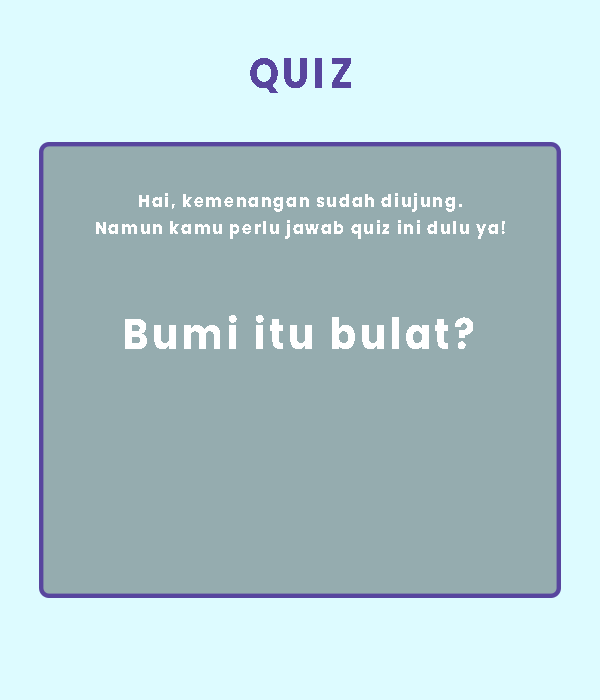
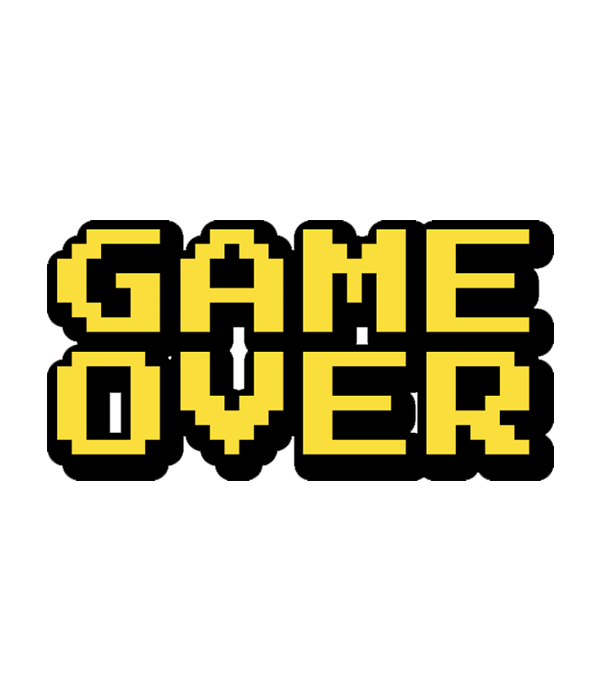
Layered file, before and after one edit (w=600, h=700). Changes by layer:
added layer "gameOver" above "MyWolrd" over (47, 220, 554, 481)
hid group "quiz" (5 layers) over (39, 58, 561, 598)
hid "Color Fill 1" over (0, 0, 600, 700)
